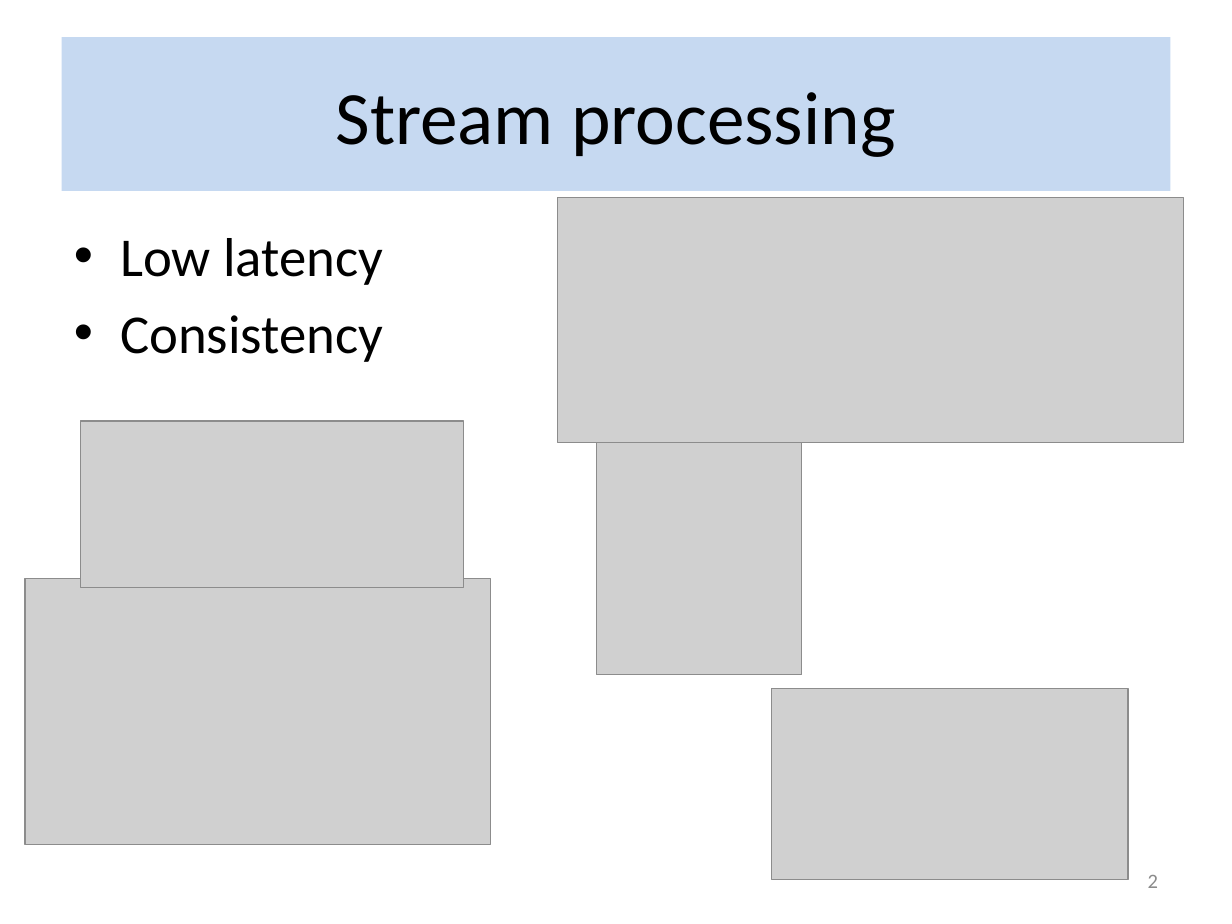
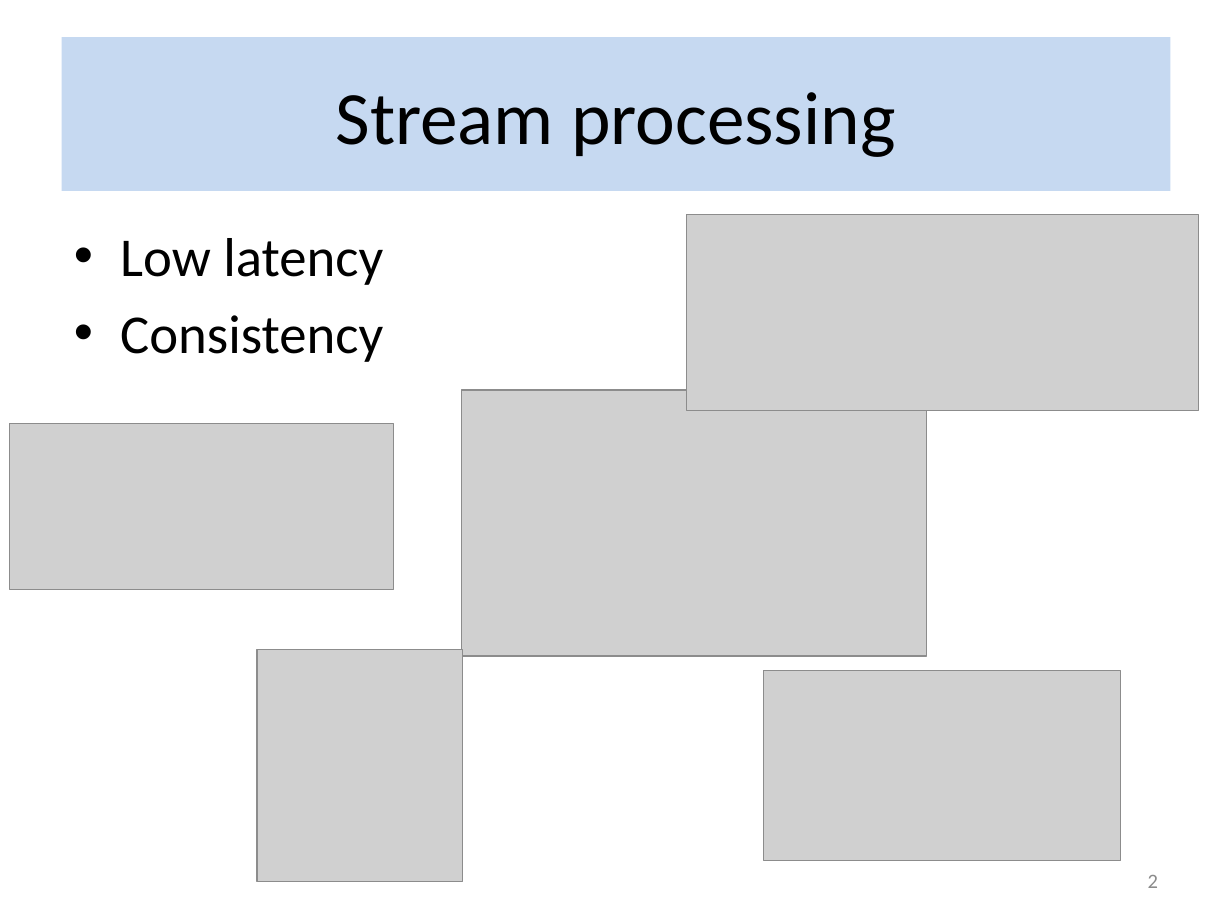
Before and after one commit to flame-stream/Papers, a slide deck: slide 2 of 2018/invalidation/slides.pptx. Drawn at 1232x924 pixels with LibreOffice and Linux fonts; fonts in the diff are those of the drawing; grey boxes stand for pictures; background and template pictures are left out. Boxes give left, top, right and bottom in pixels: in the first picture for what was removed or moved away, otherwise in the second. Text is boxed around its words. In the diff, an @@ line names an element or a change of style, - is before the commit and + after.

```diff
--- a/2018/invalidation/slides.pptx
+++ b/2018/invalidation/slides.pptx
@@ picture: place and size @@
-picture at (558, 197, 1184, 442)
+picture at (686, 214, 1199, 410)
@@ picture: place and size @@
-picture at (25, 578, 490, 844)
+picture at (461, 391, 926, 657)
@@ picture: place and size @@
-picture at (80, 421, 463, 588)
+picture at (10, 424, 393, 590)
@@ picture: place and size @@
-picture at (596, 442, 802, 675)
+picture at (257, 649, 463, 882)
@@ picture: place and size @@
-picture at (771, 689, 1129, 880)
+picture at (764, 670, 1121, 861)
```
Also in this commit, not shown: 7 other slides changed.
